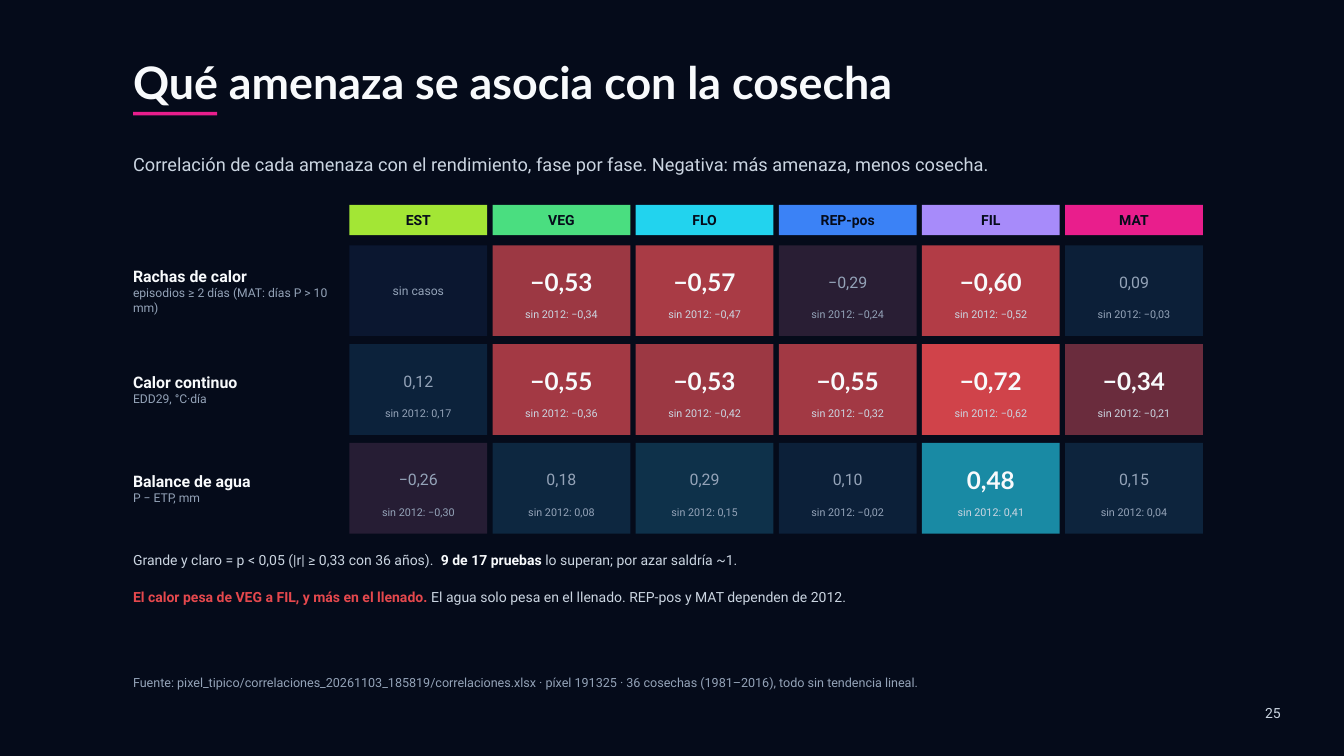
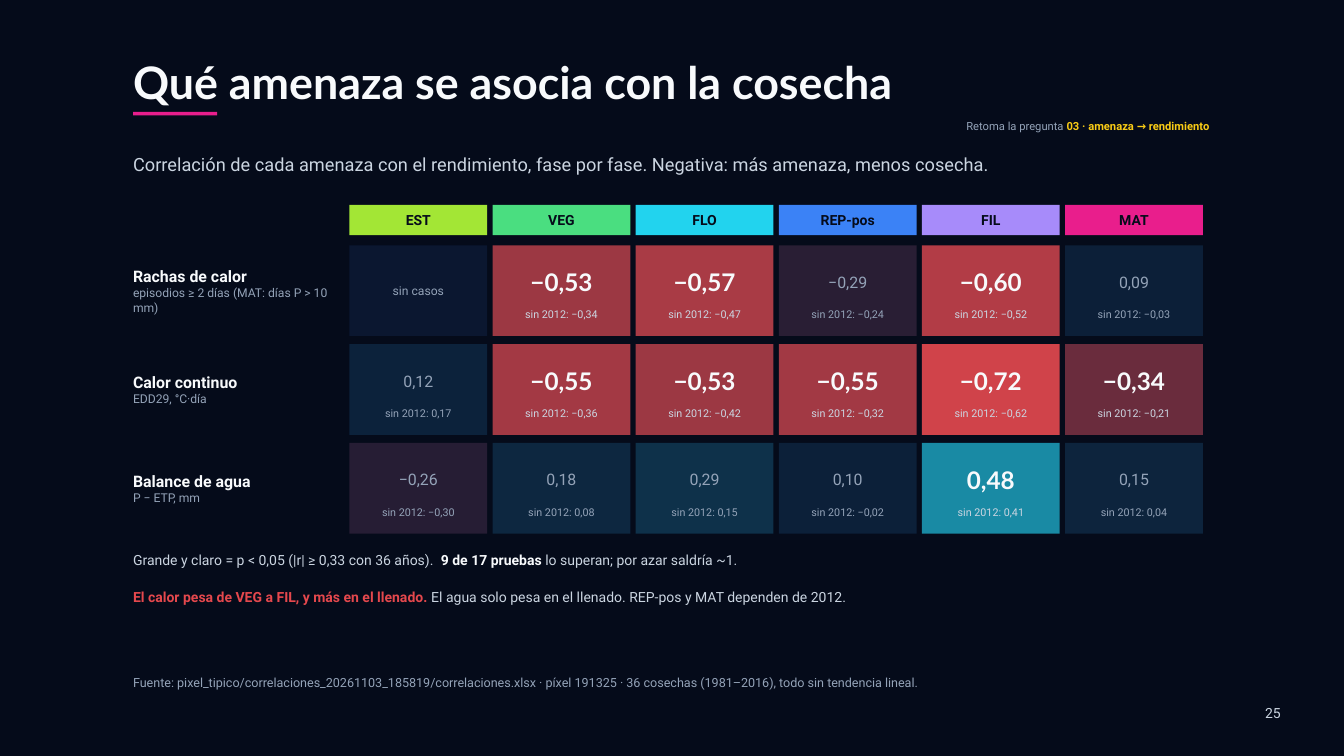
Before and after one commit to Pruizf0310/tesis-cereal-climate, a slide deck: slide 25 of presentacion/Avance_tesis.pptx. Drawn at 1344x756 pixels with LibreOffice and Linux fonts; fonts in the diff are those of the drawing. Boxes give left, top, right and bottom in pixels: in the first picture for what was removed or moved away, otherwise in the second. Text is boxed around its words. In the diff, an @@ line names an element or a change of style, - is before the commit and + after.

```diff
--- a/presentacion/Avance_tesis.pptx
+++ b/presentacion/Avance_tesis.pptx
@@ text added at [966,121,1209,133], 12 pt, text #FACC15, bold @@
+Retoma la pregunta 03 · amenaza → rendimiento
```
Also in this commit, not shown: 13 other slides changed, 4 other files.
